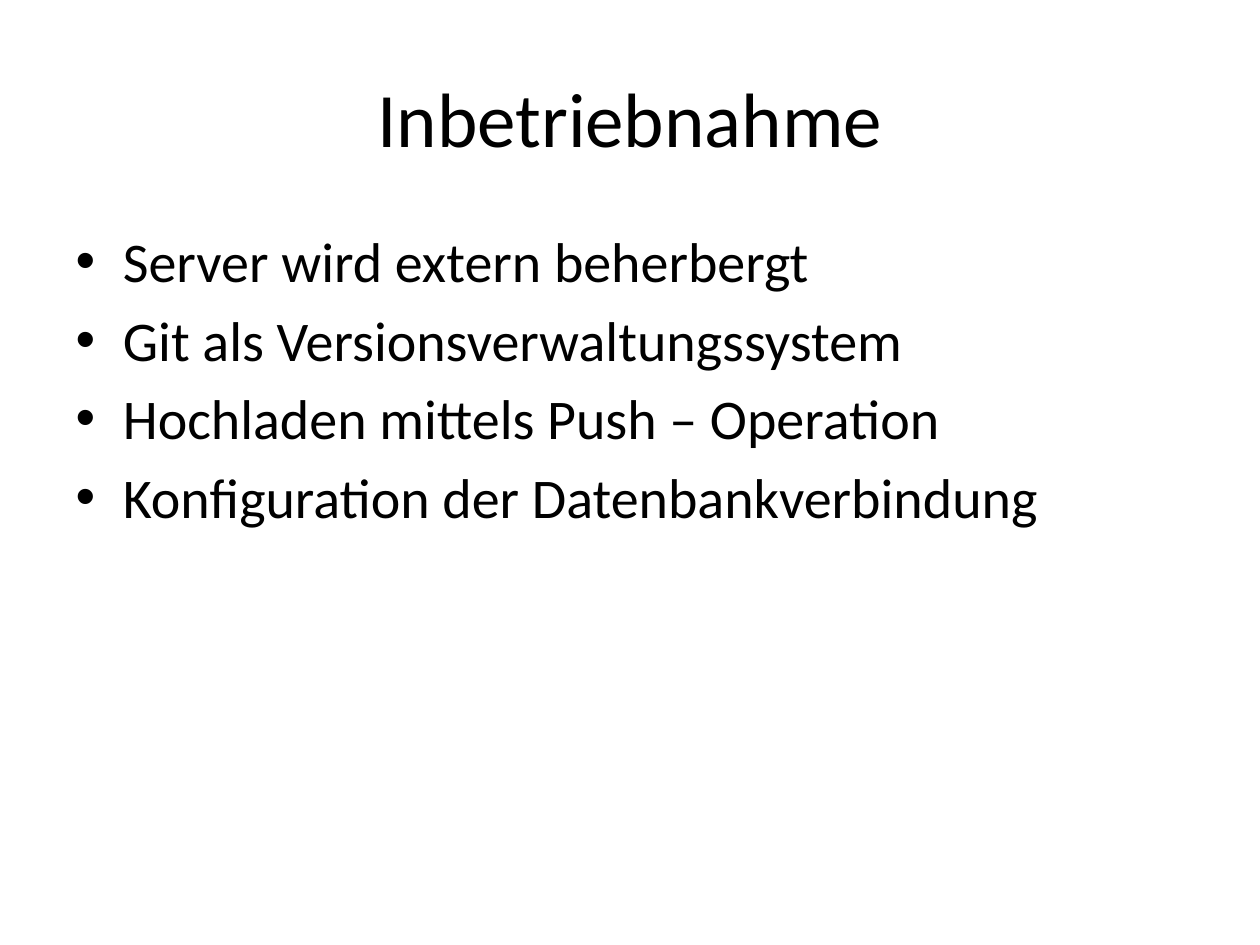
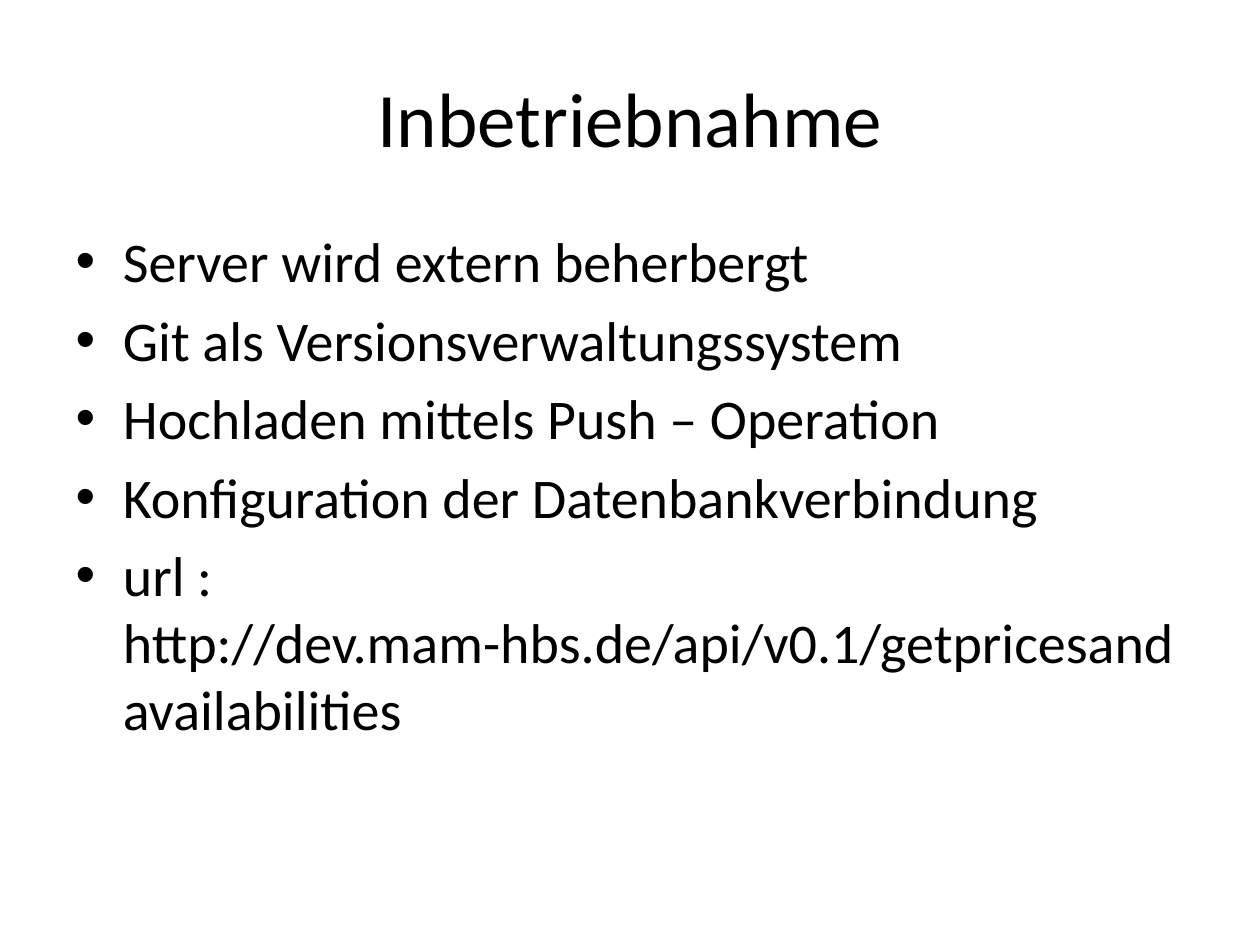
Before and after one commit to janhelmle/weiterbildung_fachinformatiker_ihk_projektantrag, a slide deck: slide 13 of praesentation/Projektpräsentation.pptx. Drawn at 1260x945 pixels with LibreOffice and Linux fonts; fonts in the diff are those of the drawing. Boxes give left, top, right and bottom in pixels: in the first picture for what was removed or moved away, otherwise in the second. Text is boxed around its words. In the diff, an @@ line names an element or a change of style, - is before the commit and + after.

```diff
--- a/praesentation/Projektpräsentation.pptx
+++ b/praesentation/Projektpräsentation.pptx
@@ text at [123,557,1173,673]: paragraph added @@
+• url : http://dev.mam-hbs.de/api/v0.1/getpricesandavailabilities
```
Also in this commit, not shown: 1 other slide changed, 1 other file.
